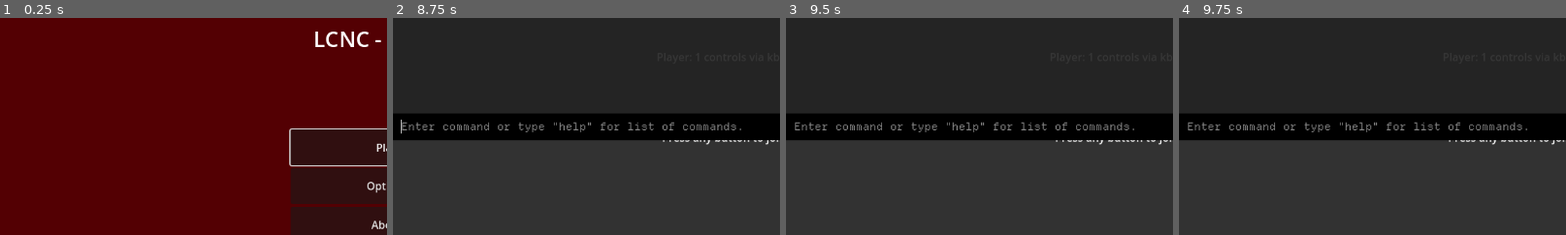
Above: before the commit, frames 1-4 (left to right).
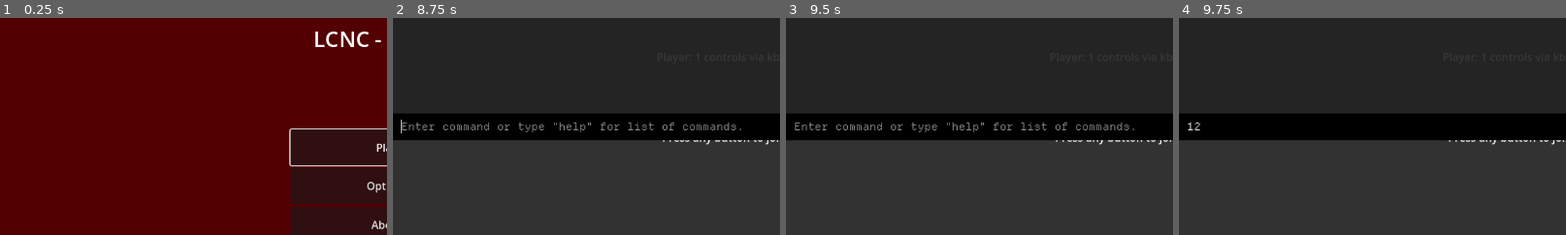
Above: after the commit, the same moments.

Repository: miklaskarjalainen/KioskKnockout
Game: Godot game, scene res://src/scenes/TitleScreen.tscn
The game is run twice, just before and just after one commit, with the same random seed, the same clock (stepped at 60 frames per second) and the same inputs.
Inputs (mouse positions are % of the whole screen's width and height, from its top left):
- Up to frame 1 (0.25 s): no input
- Up to frame 2 (8.75 s): click "Play" at 0.5 s; click "Back" at 1.25 s; click "Play" at 2 s; tap Enter at 2.75, 3.5, 4.25, 5, 5.75, 7.25 s; move the mouse to (72, 45) at 2.77 s; hold Up (ui_up) 2.78-3.5 s; click (72, 45) at 2.92 s; drag from (30, 55) to (45, 70) at 3.52 s; move the mouse to (60, 28) at 4.27 s; hold Up (ui_up) 4.28-5 s; drag from (45, 70) to (20, 35) at 5.02 s; move the mouse to (80, 65) at 5.77 s; hold Down (ui_down) 5.78-6.5 s; tap F1 (kb_toggle_console) at 6.4 s; click (50, 48) at 6.52 s; type "12" at 6.6 s; drag from (20, 35) to (35, 25) at 7.27 s; move the mouse to (55, 50) at 8.02 s; hold Down (ui_down) from 8.03 s (still down); click (55, 50) at 8.17 s
- Up to frame 3 (9.5 s): release Down (ui_down) at 8.75 s; drag from (35, 25) to (30, 55) at 8.77 s
- Up to frame 4 (9.75 s): move the mouse to (72, 45) at 9.52 s; hold Up (ui_up) from 9.53 s (still down)
The pictures show only the part of the screen within x 0-50%, y 22-72%; the shares and areas given below are measured in that part.

Frames 1-3 are identical in both runs. In frame 4, 1.2% of the frame differs, in the area x 2-90%, y 47-53%.

Commit message:
Add command history to the console.

Diff:
--- a/src/singletons/Console.gd
+++ b/src/singletons/Console.gd
@@ -1,6 +1,9 @@
 extends Control
 
 var commands: Dictionary = {}
+
+var _command_history: Array[String] = []
+var _command_position: int = -1
 
 var _previous_focus: NodePath = ""
 @onready var _output_text: RichTextLabel = $output
@@ -64,6 +67,21 @@
 	if Input.is_action_just_pressed("kb_toggle_console"):
 		toggle_visibility()
 
+	# Iterate through the command history.
+	if Input.is_action_just_pressed("ui_up"):
+		if _command_history.size() > (_command_position + 1):
+			_command_position += 1
+			_input_text.text = _command_history[_command_position]
+		_input_text.caret_column = _input_text.text.length()
+	if Input.is_action_just_pressed("ui_down"):
+		_command_position = max(_command_position-1, -1)
+		if _command_position >= 0:
+			_input_text.text = _command_history[_command_position]
+			_input_text.caret_column = _input_text.text.length()
+		elif _command_position == -1:
+			_input_text.text = ""
+			_input_text.caret_column = 0
+
 func excute_cmd(cmd: String, args: Array[String] = []) -> bool:
 	if not commands.has(cmd):
 		error("No command '%s' exists!" % cmd)
@@ -90,3 +108,6 @@
 	_input_text.clear()
 
 	excute_cmd(cmd_name, cmd_args)
+
+	_command_history.push_back(new_text)
+	_command_position = -1
